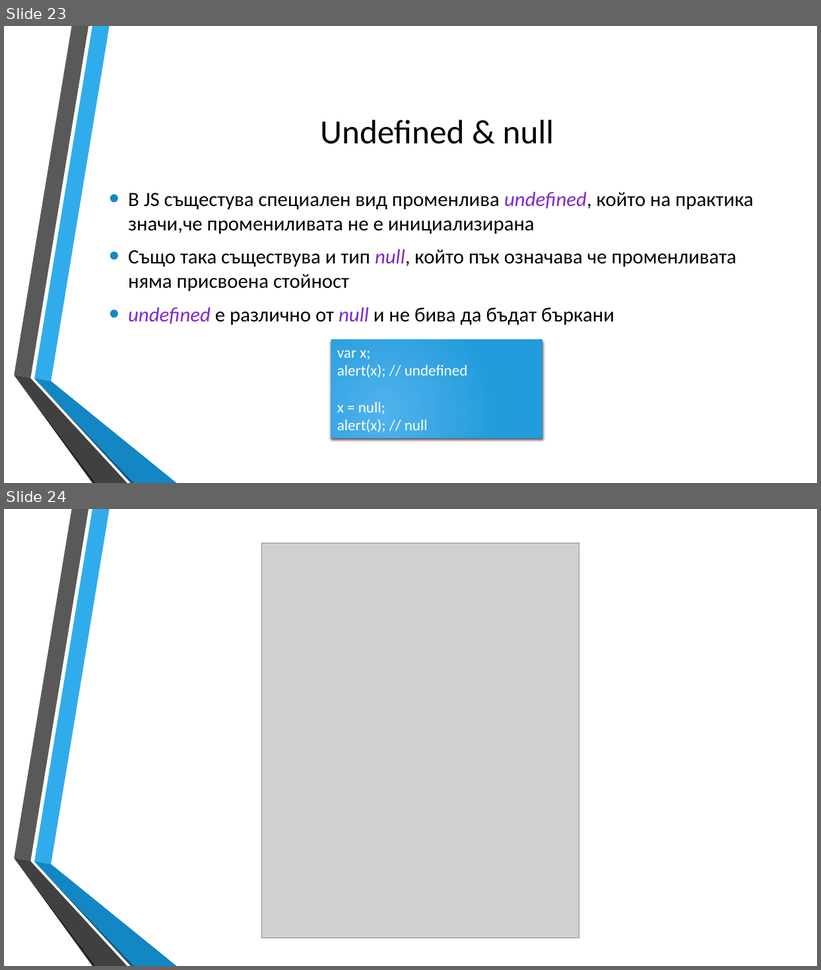
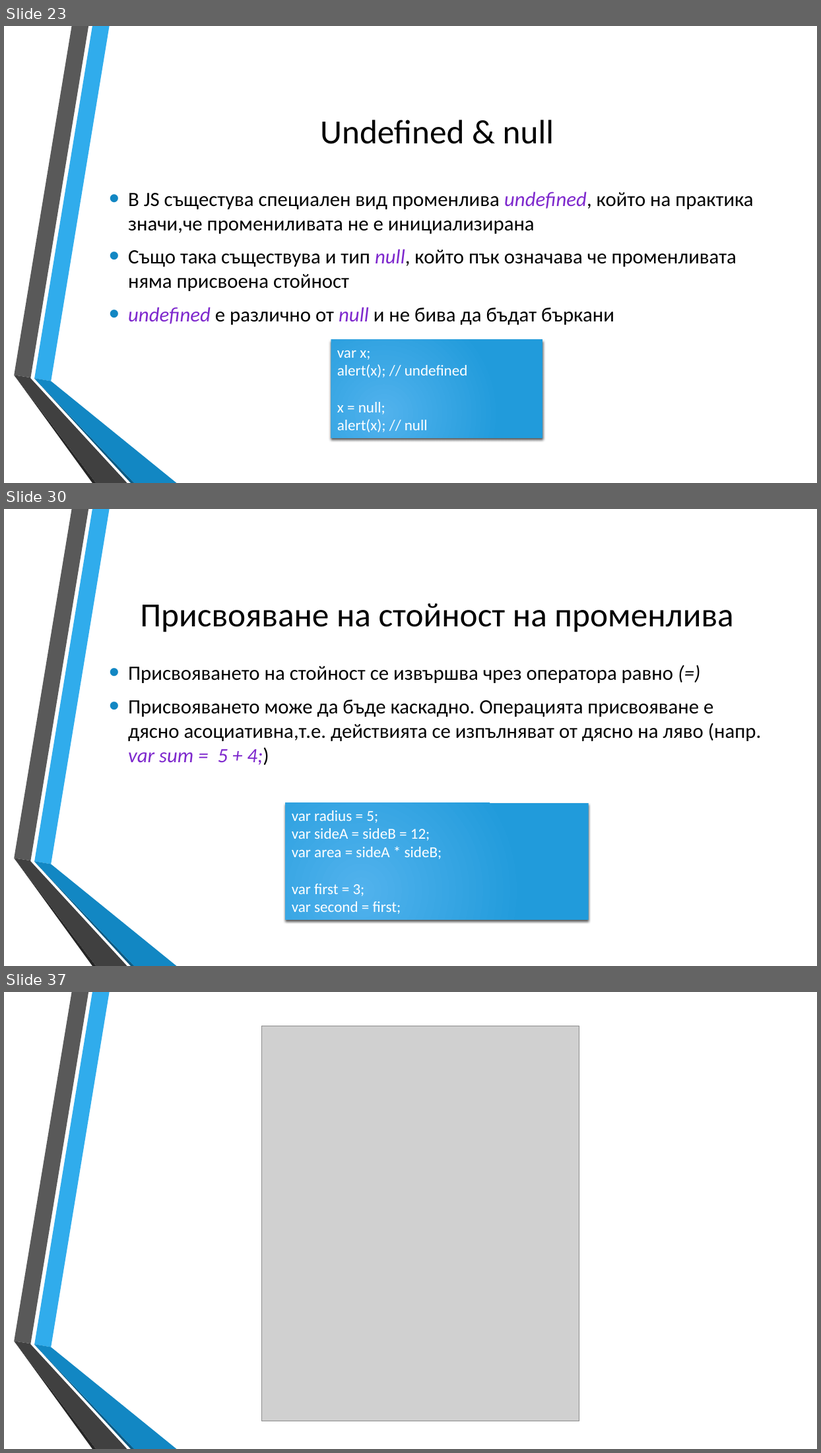
Before and after one commit to dnmitev/IT-Academy, a slide deck: JS Fundamentals/2.JS-Basics/JS-Basics.pptx. Shown one above the other, each under a label of ours: slides 23 and 24 before the commit, slides 23, 30 and 37 after it; the slides between them are not shown. The pictures are 821x970 and 821x1453 pixels, drawn with LibreOffice and Linux fonts; fonts in the diff are those of the drawing; grey boxes stand for pictures; background and template pictures are left out. Boxes give left, top, right and bottom in pixels: in the first picture for what was removed or moved away, otherwise in the second. Text is boxed around its words. In the diff, an @@ line names an element or a change of style, - is before the commit and + after.

```diff
--- a/JS Fundamentals/2.JS-Basics/JS-Basics.pptx
+++ b/JS Fundamentals/2.JS-Basics/JS-Basics.pptx
@@ slide 30 added at bbox=[4, 509, 817, 966], background picture (left out); not listed: 6 template elements that a slide beside it also shows @@
@@ title added at bbox=[140, 603, 733, 632], 40 pt, text #000000 @@
+Присвояване на стойност на променлива
@@ text added at bbox=[128, 666, 761, 765], 24 pt, text #000000 @@
+• Присвояването на стойност се извършва чрез оператора равно (=)
+• Присвояването може да бъде каскадно. Операцията присвояване е дясно асоциативна,т.е. действията се изпълняват от дясно на ляво (напр. var sum = 5 + 4;)
@@ rectangle added at bbox=[286, 803, 589, 920], fill gradient #51B3ED to #219CDB, 18 pt, text #FFFFFF @@
+var radius = 5;
+var sideA = sideB = 12;
+var area = sideA * sideB;
+var first = 3;
+var second = first;
@@ what was slide 24 is now slide 37 @@
```
Also in this commit, not shown: 3 slides changed, 13 other slides added, 4 other files.
